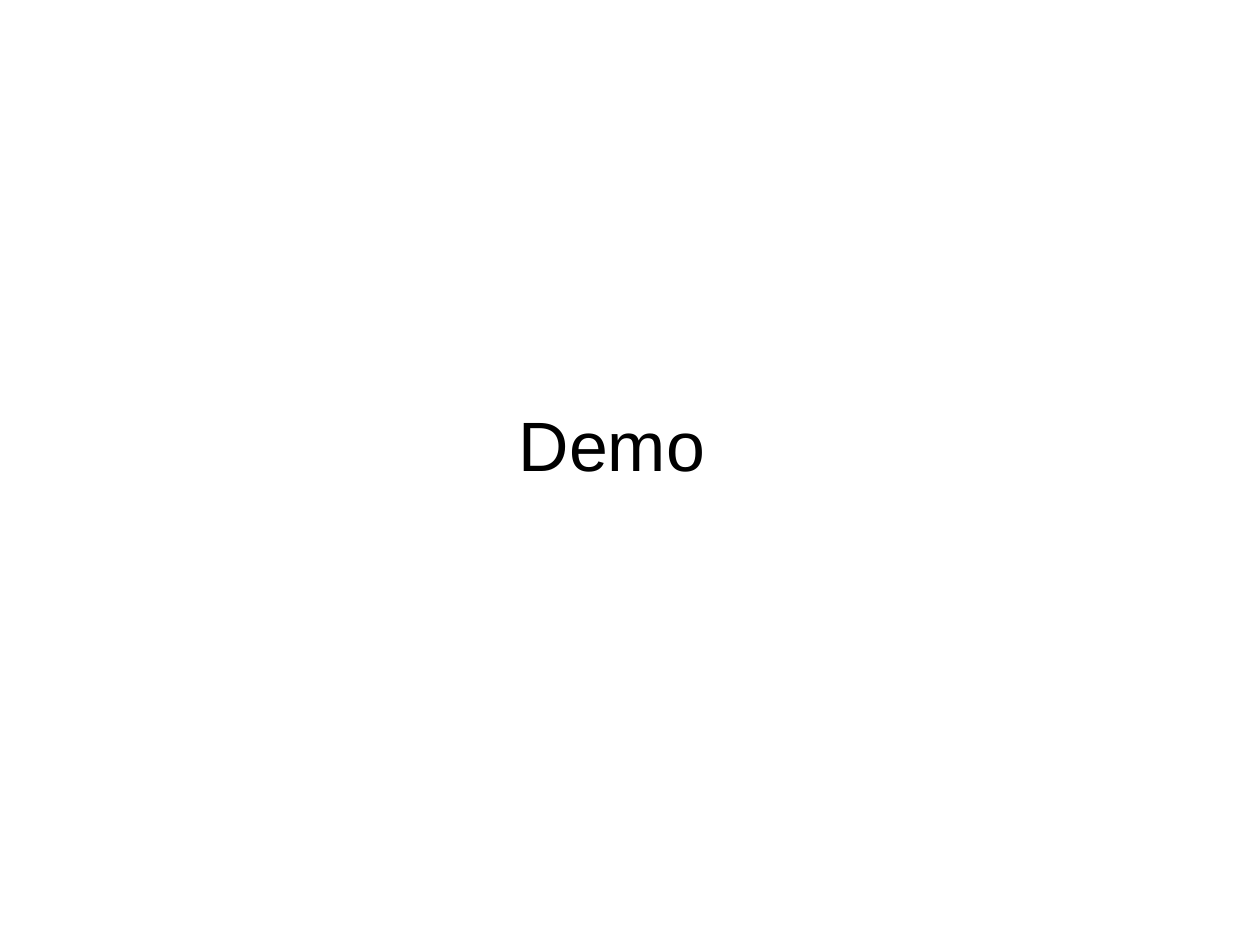
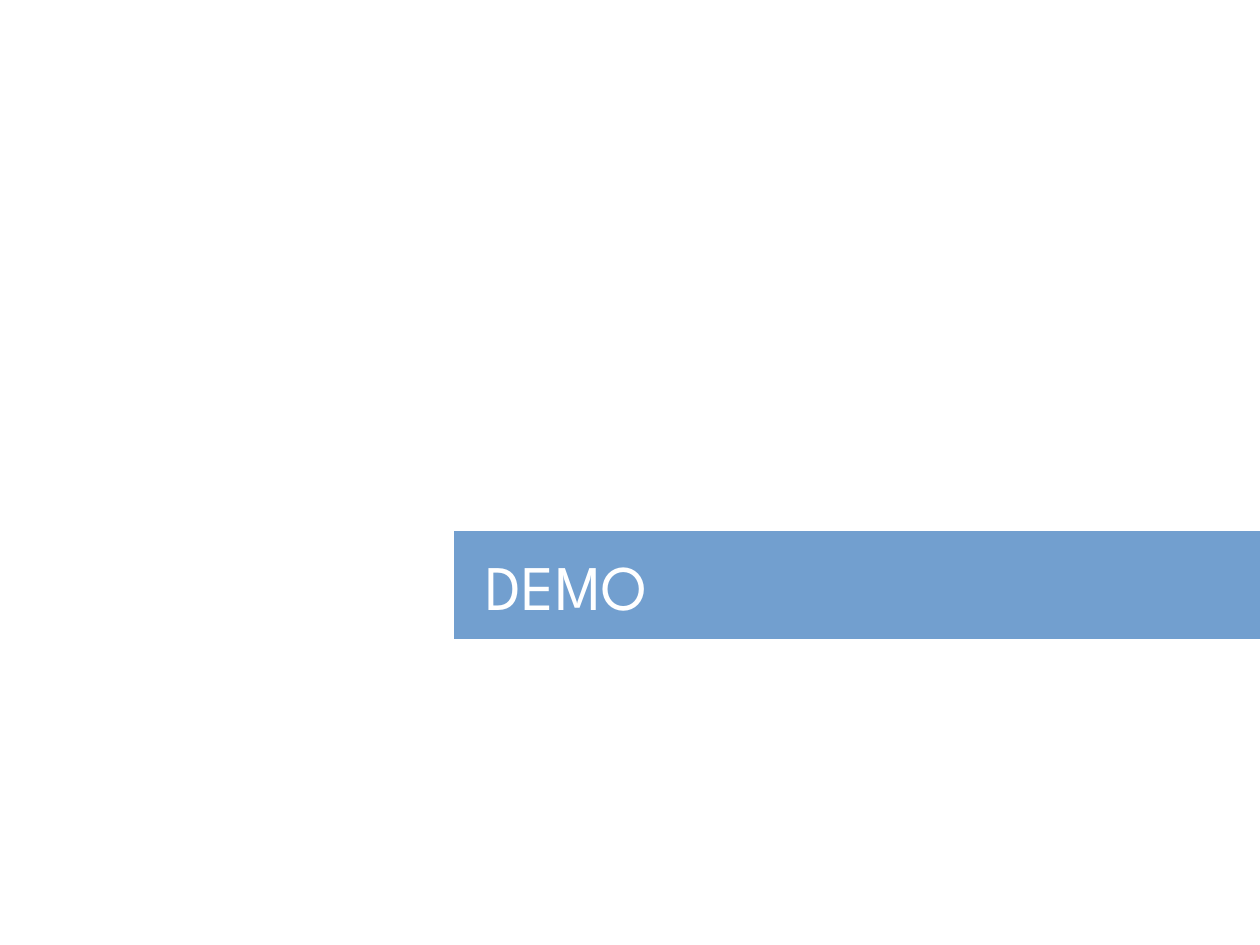
Before and after one commit to csam1810/dsl2014, a slide deck: slide 7 of dslProjectPresentation.odp. Drawn at 1260x945 pixels with LibreOffice and Linux fonts; fonts in the diff are those of the drawing. Boxes give left, top, right and bottom in pixels: in the first picture for what was removed or moved away, otherwise in the second. Text is boxed around its words. In the diff, an @@ line names an element or a change of style, - is before the commit and + after.

```diff
--- a/dslProjectPresentation.odp
+++ b/dslProjectPresentation.odp
@@ rectangle added at [455,532,1260,639], fill #729FCF, outline #729FCF 0 pt @@
@@ text at [486,567,647,611]: text changed; size 44 to 40 pt; font Arial to League Spartan; text colour #000000 to #FFFFFF @@
-Demo
+DEMO
```
Also in this commit, not shown: 8 other slides changed, 1 slide added, 1 other file.
